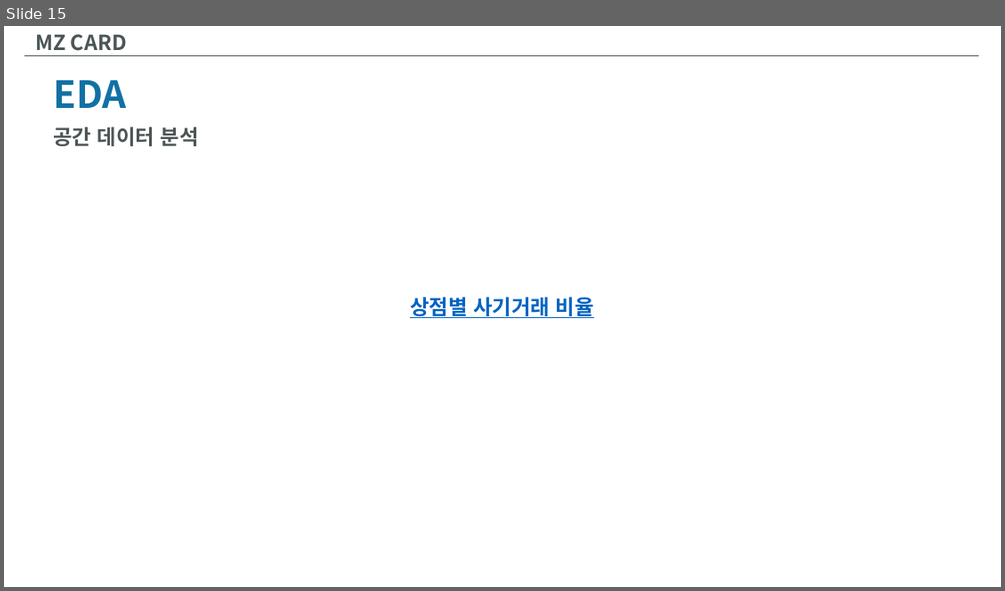
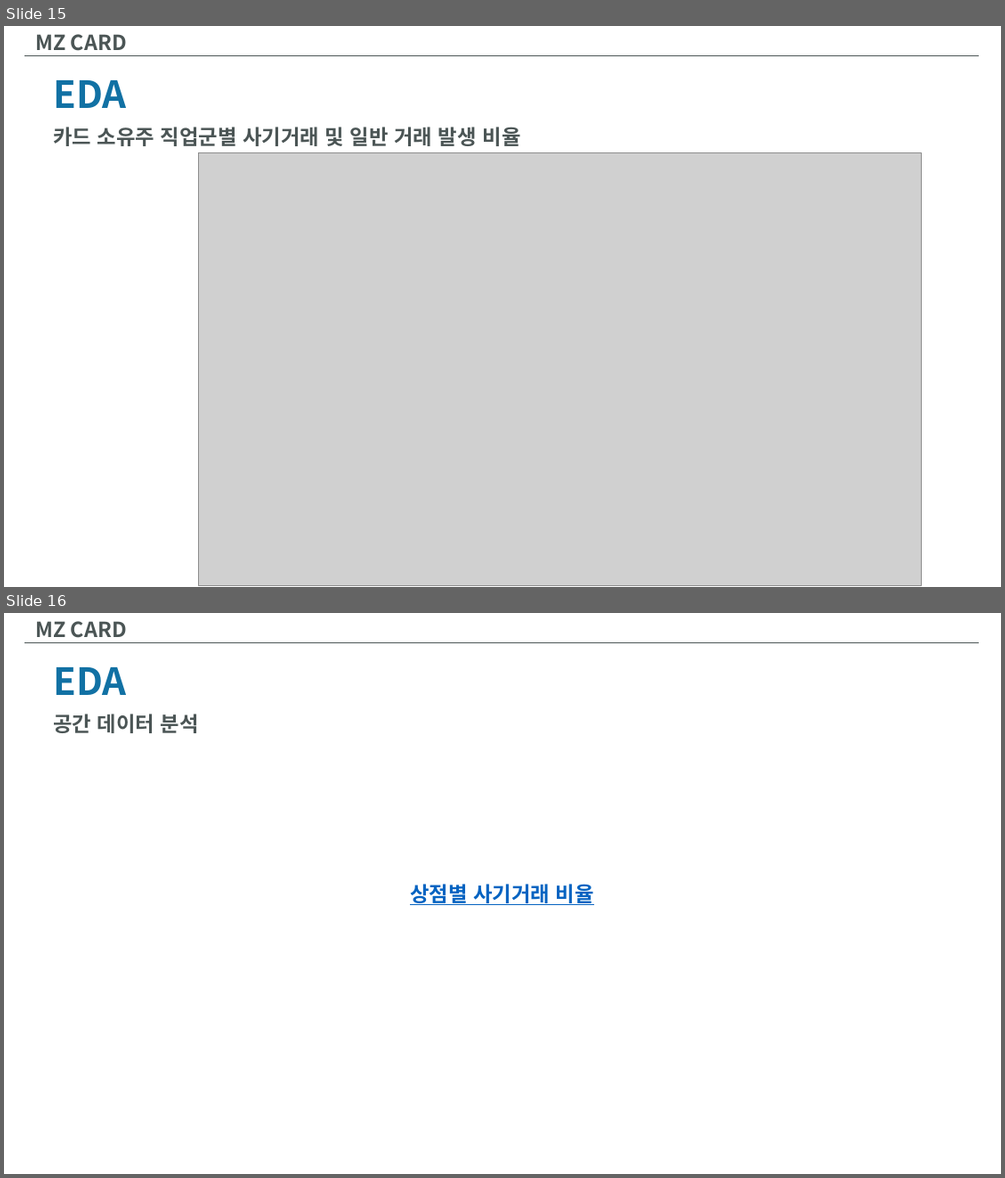
Before and after one commit to InjaeJayLee/mzcard, a slide deck: MZCARD.pptx. Shown one above the other, each under a label of ours: slide 15 before the commit, slides 15 and 16 after it. The pictures are 1005x591 and 1005x1178 pixels, drawn with LibreOffice and Linux fonts; fonts in the diff are those of the drawing; grey boxes stand for pictures. Boxes give left, top, right and bottom in pixels: in the first picture for what was removed or moved away, otherwise in the second. Text is boxed around its words. In the diff, an @@ line names an element or a change of style, - is before the commit and + after.

```diff
--- a/MZCARD.pptx
+++ b/MZCARD.pptx
@@ slide 15 added at <box>4,26,1001,587</box>, background #FFFFFF @@
@@ text added at <box>35,34,127,51</box>, 20 pt, text #4B5555, bold @@
+MZ CARD
@@ line added from (25, 56) to (979, 56), #4B5555 0.5 pt @@
@@ text added at <box>53,80,126,108</box>, 36 pt, text #1171A4, bold @@
+EDA
@@ text added at <box>53,127,520,146</box>, 20 pt, text #4B5555, bold @@
+카드 소유주 직업군별 사기거래 및 일반 거래 발생 비율
@@ picture added at <box>198,153,922,586</box> @@
@@ what was slide 15 is now slide 16 @@
```
Also in this commit, not shown: 2 slides changed, 1 other slide added, 1 slide removed, 1 other file.
